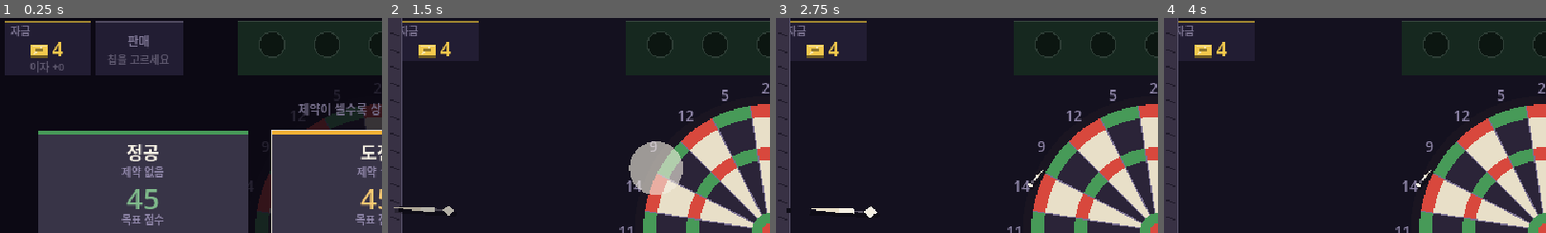
Above: before the commit, frames 1-4 (left to right).
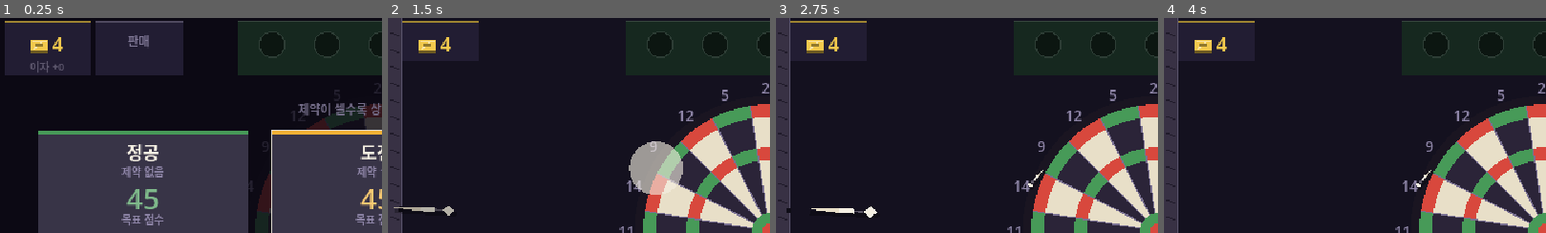
Above: after the commit, the same moments.

Repository: GGbong69/test-03
Game: Godot game, scene res://scenes/main.tscn
Same seed, same stepped clock (60 frames per second), same inputs: the game is played once before the commit and once after it.
Inputs (mouse positions are % of the whole screen's width and height, from its top left):
- Up to frame 1 (0.25 s): no input
- Up to frame 2 (1.5 s): tap Enter at 0.5 s; move the mouse to (72, 45) at 0.52 s; click (72, 45) at 0.67 s; tap Space at 0.77 s; move the mouse to (30, 55) at 1.27 s; click (30, 55) at 1.42 s
- Up to frame 3 (2.75 s): tap Space at 1.52 s; move the mouse to (60, 28) at 2.02 s; click (60, 28) at 2.17 s
- Up to frame 4 (4 s): move the mouse to (45, 70) at 2.77 s; click (45, 70) at 2.92 s; tap Space at 3.02, 3.77 s; move the mouse to (80, 65) at 3.52 s; click (80, 65) at 3.67 s
The pictures show only the part of the screen within x 0-50%, y 5-55%; the shares and areas given below are measured in that part.

The runs differ from the first frame. In frame 1, 0.9% of the frame differs, in the area x 2-45%, y 3-22%; in frame 2, 0.5%; in frame 3, 0.5%; in frame 4, 0.5%.

Commit message:
설명 문구 일곱 줄을 지운다 — 알아서 이해할 것들이다
지운 것
  "자금"          플라크와 숫자가 있으면 무엇인지 안다
  "칩을 고르세요"  판매판에 이미 "판매" 가 있다
  펠트 인쇄 세 줄  못 사는 이유는 눌러 보면 툴팁이 말한다
  "여기에 놓거나 · 골라서 누른다"  계산대라고 쓰여 있다
  "R2  목표 85"   상단바에 "다음 R2 · 목표 85" 가 이미 떠 있다. 중복이었다
  상점 대기 안내   끌고 누르는 것은 해 보면 안다
  "뒤에 보이는 보드가 지금 네 보드다"

상점 하단 안내는 네 갈래였는데 대기 중 기본만 지웠다. 나머지 셋
(떨어지는 중 · 들고 있는 중 · 고른 상태)은 설명이 아니라 지금 무슨
상태인가를 알리는 것이라 남긴다.

"자금" 을 지우면서 금액 baseline 을 30 → 26 으로 올려 판 안에서 다시
가운데를 잡는다.

Co-Authored-By: Claude Opus 5 <noreply@anthropic.com>

Diff:
--- a/scripts/game.gd
+++ b/scripts/game.gd
@@ -1682,13 +1682,10 @@
 		r.size.y = 46.0
 	draw_rect(r, C_PANEL)
 	draw_rect(Rect2(r.position, Vector2(r.size.x, 2.0)), C_GOLD.darkened(0.35))
-	draw_string(font, r.position + Vector2(5.0, 12.0), "자금",
-			HORIZONTAL_ALIGNMENT_LEFT, -1, 9, C_DIM.darkened(0.15))
-
 	# deny_flash 는 상점 중앙 골드 텍스트가 쓰던 값을 그대로 물려받는다
 	var gc: Color = C_GOLD.lerp(C_MULT, deny_flash)
 	var jx := randf_range(-deny_flash, deny_flash) * 2.0
-	draw_gold(r.get_center().x + jx, r.position.y + 30.0, str(gold), 16, gc)
+	draw_gold(r.get_center().x + jx, r.position.y + 26.0, str(gold), 16, gc)
 
 	if not wide:
 		return
@@ -2168,8 +2165,6 @@
 	if not live:
 		draw_string(font, r.position + Vector2(0.0, 21.0), "판매",
 				HORIZONTAL_ALIGNMENT_CENTER, r.size.x, 10, C_DIM.darkened(0.1))
-		draw_string(font, r.position + Vector2(0.0, 36.0), "칩을 고르세요",
-				HORIZONTAL_ALIGNMENT_CENTER, r.size.x, 9, C_DIM.darkened(0.35))
 		return
 	draw_string(font, r.position + Vector2(0.0, 21.0), "팔기",
 			HORIZONTAL_ALIGNMENT_CENTER, r.size.x, 13, C_TXT)
@@ -2252,12 +2247,6 @@
 	draw_line(Vector2(24.0, 86.0), Vector2(VIEW.x - 24.0, 86.0), Color(ink, 0.5), 1.0)
 	# 펠트에 찍힌 규칙. 세워서 그린다 — 640x360 에서 10pt 를 0.788배로 누르면
 	# 자모가 뭉갠다(_draw_stage 가 8pt 한글을 지운 것과 같은 이유). 글자는 전부
-	# 정면이라는 예외를 한 번만 인정하고 이름·가격·안내에 똑같이 적용한다.
-	# 내용은 장식이 아니라 _buy_block 이 거절하는 세 가지 이유다.
-	draw_string(font, Vector2(0.0, 98.0),
-			"칩 5개까지    ·    다트는 표준과 교환    ·    개조는 런 끝까지",
-			HORIZONTAL_ALIGNMENT_CENTER, VIEW.x, 10, Color(ink, 0.85))
-
 	_goods_draw()
 
 	# 덮개 — 물건은 펠트 far 모서리(y=78)에서 나온다. 그 위로 삐져나온 부분을
@@ -3703,8 +3692,6 @@
 	if not live:
 		draw_string(font, PAY.position + Vector2(0.0, 20.0), "계산대",
 				HORIZONTAL_ALIGNMENT_CENTER, PAY.size.x, 12, C_DIM.darkened(0.1))
-		draw_string(font, PAY.position + Vector2(0.0, 34.0), "여기에 놓거나  ·  골라서 누른다",
-				HORIZONTAL_ALIGNMENT_CENTER, PAY.size.x, 9, C_DIM.darkened(0.35))
 		return
 	var cost: int = stock[i].cost
 	var gc: Color = C_GOLD if ok else C_DIM.darkened(0.25)
@@ -4133,8 +4120,6 @@
 
 	draw_string(font, Vector2(0, 292), "판을 눌러 시작",
 			HORIZONTAL_ALIGNMENT_CENTER, VIEW.x, 11, C_TXT)
-	draw_string(font, Vector2(0, 312), "뒤에 보이는 보드가 지금 네 보드다",
-			HORIZONTAL_ALIGNMENT_CENTER, VIEW.x, 9, C_DIM.darkened(0.25))
 
 
 func _draw_shop() -> void:
@@ -4145,8 +4130,7 @@
 		var rr := _reroll_rect()
 		draw_gold(rr.position.x + rr.size.x * 0.5, rr.position.y + 35.0,
 				str(reroll_cost), 10, C_GOLD if gold >= reroll_cost else C_DIM.darkened(0.3))
-	_btn(_next_rect(), "다음 라운드 →", "R%d  목표 %d"
-			% [round_no + 1, GameData.target_of(round_no + 1)], true)
+	_btn(_next_rect(), "다음 라운드 →", "", true)
 	_pay_draw()
 	_hold_draw()
 	_fly_draw()
@@ -4169,7 +4153,9 @@
 		draw_string(font, Vector2(12.0, 306.0), msg, HORIZONTAL_ALIGNMENT_LEFT,
 				184.0, 10, Color(C_MULT.lightened(0.3), ma))
 
-	var tip := "끌어서 옮긴다  ·  눌러 고르고 계산대로  ·  위쪽 칩을 눌러 판매"
+	# 대기 중에는 아무 말도 안 한다. 조작을 시작한 뒤의 세 가지만 남긴다 —
+	# 그것들은 설명이 아니라 지금 무슨 상태인가를 알리는 것이다.
+	var tip := ""
 	if _drop_busy():
 		tip = "떨어지는 중  —  아무 데나 눌러 바로 세운다"
 	elif hand_st == H.CARRY:
